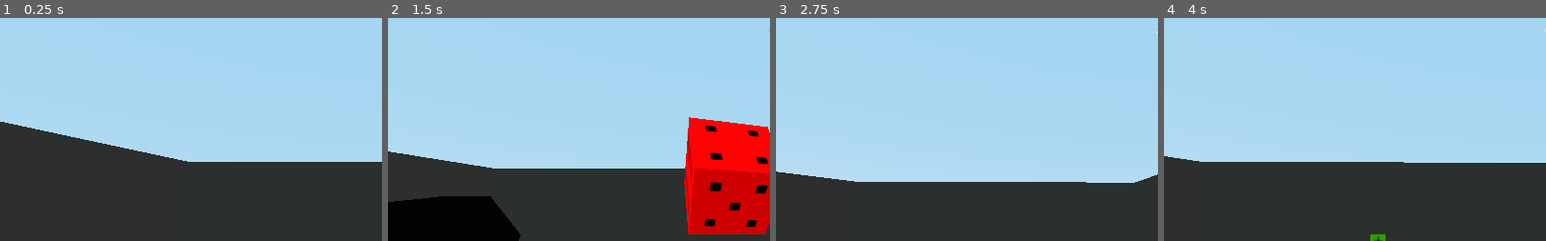
Above: before the commit, frames 1-4 (left to right).
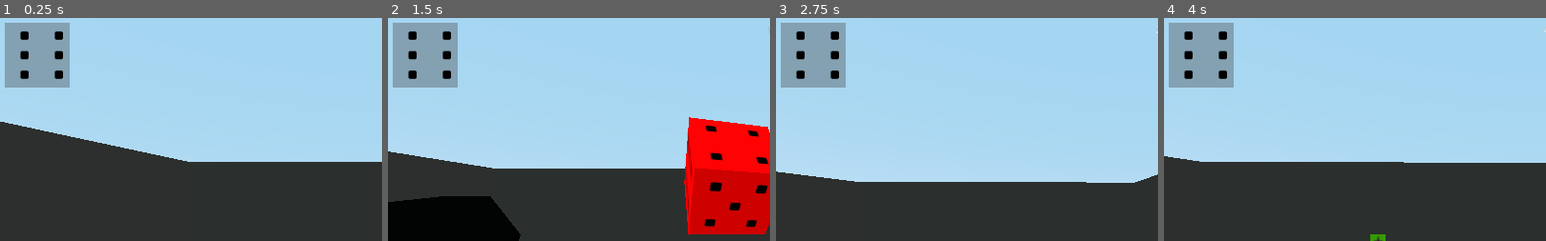
Above: after the commit, the same moments.

Repository: the-alex-g/PolyhedralArena
Game: Godot game, scene res://Main/Main.tscn
Two runs of this game, one before a commit and one after it. Both use one fixed random seed, a clock stepped at 60 frames per second and the inputs below.
Inputs:
- Up to frame 1 (0.25 s): no input
- Up to frame 2 (1.5 s): tap Enter at 0.5 s; hold D (right) 0.53-1.28 s; hold Space (throw) 0.53-1.28 s; hold S (backward) from 1.28 s (still down); tap Space (throw) at 1.35 s
- Up to frame 3 (2.75 s): release S (backward) at 2.03 s; hold D (right) from 2.03 s (still down); hold Space (throw) from 2.03 s (still down)
- Up to frame 4 (4 s): release D (right) at 2.78 s; release Space (throw) at 2.78 s; hold W (forward) 2.78-3.53 s; tap Space (throw) at 2.85 s; hold A (left) from 3.53 s (still down); hold Space (throw) from 3.53 s (still down)
The pictures show only the part of the screen within x 0-50%, y 0-50%; the shares and areas given below are measured in that part.

The runs differ from the first frame. In frame 1, 4.9% of the frame differs, in the area x 1-19%, y 2-32%; in frame 2, 4.9%; in frame 3, 4.9%; in frame 4, 4.9%.

Commit message:
Add health tracker

Diff:
--- a/project/Dice/PlayerDie.gd
+++ b/project/Dice/PlayerDie.gd
@@ -2,6 +2,7 @@
 extends KinematicBody
 
 signal update_power(new_percentage)
+signal update_health(new_value)
 
 onready var _damage_timer = $DamageTimer as Timer
 onready var _arm_animator = $ArmAnimator as AnimationPlayer
@@ -58,4 +59,4 @@
 
 func _on_DamageTimer_timeout()->void:
 	_health -= 1
-	print("ouch")
+	emit_signal("update_health", _health)
--- a/project/Main/HUD.gd
+++ b/project/Main/HUD.gd
@@ -2,9 +2,11 @@
 
 onready var _time_display = $Label as Label
 onready var _power_display = $ProgressBar as ProgressBar
+onready var _health_animator = $AnimationPlayer as AnimationPlayer
 
 var time := 0 setget _set_time
 var percent_powered := 0.0 setget _set_power
+var health := 6 setget _set_health
 
 
 func _set_time(value:int)->void:
@@ -15,3 +17,9 @@
 func _set_power(value:float)->void:
 	percent_powered = value
 	_power_display.value = percent_powered * 100
+
+
+func _set_health(value:int)->void:
+	health = value
+	if health > 0:
+		_health_animator.play(str(health))
--- a/project/Main/HUD.tscn
+++ b/project/Main/HUD.tscn
@@ -1,6 +1,102 @@
-[gd_scene load_steps=2 format=2]
+[gd_scene load_steps=9 format=2]
 
 [ext_resource path="res://Main/HUD.gd" type="Script" id=1]
+[ext_resource path="res://Dice/SixSidedDie.tscn" type="PackedScene" id=2]
+
+[sub_resource type="Animation" id=4]
+resource_name = "1"
+length = 0.1
+tracks/0/type = "value"
+tracks/0/path = NodePath("ViewportContainer/Viewport/Die:rotation_degrees")
+tracks/0/interp = 1
+tracks/0/loop_wrap = true
+tracks/0/imported = false
+tracks/0/enabled = true
+tracks/0/keys = {
+"times": PoolRealArray( 0, 0.1 ),
+"transitions": PoolRealArray( 1, 1 ),
+"update": 0,
+"values": [ Vector3( 270, 180, 0 ), Vector3( 270, 90, 0 ) ]
+}
+
+[sub_resource type="Animation" id=5]
+resource_name = "2"
+length = 0.1
+tracks/0/type = "value"
+tracks/0/path = NodePath("ViewportContainer/Viewport/Die:rotation_degrees")
+tracks/0/interp = 1
+tracks/0/loop_wrap = true
+tracks/0/imported = false
+tracks/0/enabled = true
+tracks/0/keys = {
+"times": PoolRealArray( 0, 0.1 ),
+"transitions": PoolRealArray( 1, 1 ),
+"update": 0,
+"values": [ Vector3( 180, 180, 0 ), Vector3( 270, 180, 0 ) ]
+}
+
+[sub_resource type="Animation" id=6]
+resource_name = "3"
+length = 0.2
+tracks/0/type = "value"
+tracks/0/path = NodePath("ViewportContainer/Viewport/Die:rotation_degrees")
+tracks/0/interp = 1
+tracks/0/loop_wrap = true
+tracks/0/imported = false
+tracks/0/enabled = true
+tracks/0/keys = {
+"times": PoolRealArray( 0, 0.2 ),
+"transitions": PoolRealArray( 1, 1 ),
+"update": 0,
+"values": [ Vector3( 0, 180, 0 ), Vector3( 180, 180, 0 ) ]
+}
+
+[sub_resource type="Animation" id=1]
+resource_name = "4"
+length = 0.2
+tracks/0/type = "value"
+tracks/0/path = NodePath("ViewportContainer/Viewport/Die:rotation_degrees")
+tracks/0/interp = 1
+tracks/0/loop_wrap = true
+tracks/0/imported = false
+tracks/0/enabled = true
+tracks/0/keys = {
+"times": PoolRealArray( 0, 0.2 ),
+"transitions": PoolRealArray( 1, 1 ),
+"update": 0,
+"values": [ Vector3( 0, -90, 90 ), Vector3( 0, 180, 0 ) ]
+}
+
+[sub_resource type="Animation" id=2]
+resource_name = "5"
+length = 0.1
+tracks/0/type = "value"
+tracks/0/path = NodePath("ViewportContainer/Viewport/Die:rotation_degrees")
+tracks/0/interp = 1
+tracks/0/loop_wrap = true
+tracks/0/imported = false
+tracks/0/enabled = true
+tracks/0/keys = {
+"times": PoolRealArray( 0, 0.1 ),
+"transitions": PoolRealArray( 1, 1 ),
+"update": 0,
+"values": [ Vector3( 0, -90, 0 ), Vector3( 0, -90, 90 ) ]
+}
+
+[sub_resource type="Animation" id=3]
+length = 0.001
+tracks/0/type = "value"
+tracks/0/path = NodePath("ViewportContainer/Viewport/Die:rotation_degrees")
+tracks/0/interp = 1
+tracks/0/loop_wrap = true
+tracks/0/imported = false
+tracks/0/enabled = true
+tracks/0/keys = {
+"times": PoolRealArray( 0 ),
+"transitions": PoolRealArray( 1 ),
+"update": 0,
+"values": [ Vector3( 0, -90, 0 ) ]
+}
 
 [node name="HUD" type="CanvasLayer"]
 script = ExtResource( 1 )
@@ -26,3 +122,25 @@
 margin_bottom = 14.0
 grow_horizontal = 2
 align = 1
+
+[node name="AnimationPlayer" type="AnimationPlayer" parent="."]
+anims/1 = SubResource( 4 )
+anims/2 = SubResource( 5 )
+anims/3 = SubResource( 6 )
+anims/4 = SubResource( 1 )
+anims/5 = SubResource( 2 )
+anims/RESET = SubResource( 3 )
+
+[node name="ViewportContainer" type="ViewportContainer" parent="."]
+margin_right = 40.0
+margin_bottom = 40.0
+
+[node name="Viewport" type="Viewport" parent="ViewportContainer"]
+size = Vector2( 100, 100 )
+transparent_bg = true
+
+[node name="Camera" type="Camera" parent="ViewportContainer/Viewport"]
+transform = Transform( 1, 0, 0, 0, 1, 0, 0, 0, 1, 0, -30.7555, 0 )
+
+[node name="Die" parent="ViewportContainer/Viewport" instance=ExtResource( 2 )]
+transform = Transform( -4.37114e-08, 0, -1, 0, 1, 0, 1, 0, -4.37114e-08, 0, -30.7555, -1.31825 )
--- a/project/Main/Main.gd
+++ b/project/Main/Main.gd
@@ -38,3 +38,7 @@
 
 func _on_PlayerDie_update_power(new_percentage:float)->void:
 	_hud.percent_powered = new_percentage
+
+
+func _on_PlayerDie_update_health(new_value:int)->void:
+	_hud.health = new_value
--- a/project/Main/Main.tscn
+++ b/project/Main/Main.tscn
@@ -69,6 +69,7 @@
 [node name="GameTimer" type="Timer" parent="."]
 autostart = true
 
+[connection signal="update_health" from="PlayerDie" to="." method="_on_PlayerDie_update_health"]
 [connection signal="update_power" from="PlayerDie" to="." method="_on_PlayerDie_update_power"]
 [connection signal="timeout" from="SpawnTimer" to="." method="_on_SpawnTimer_timeout"]
 [connection signal="timeout" from="GameTimer" to="." method="_on_GameTimer_timeout"]
